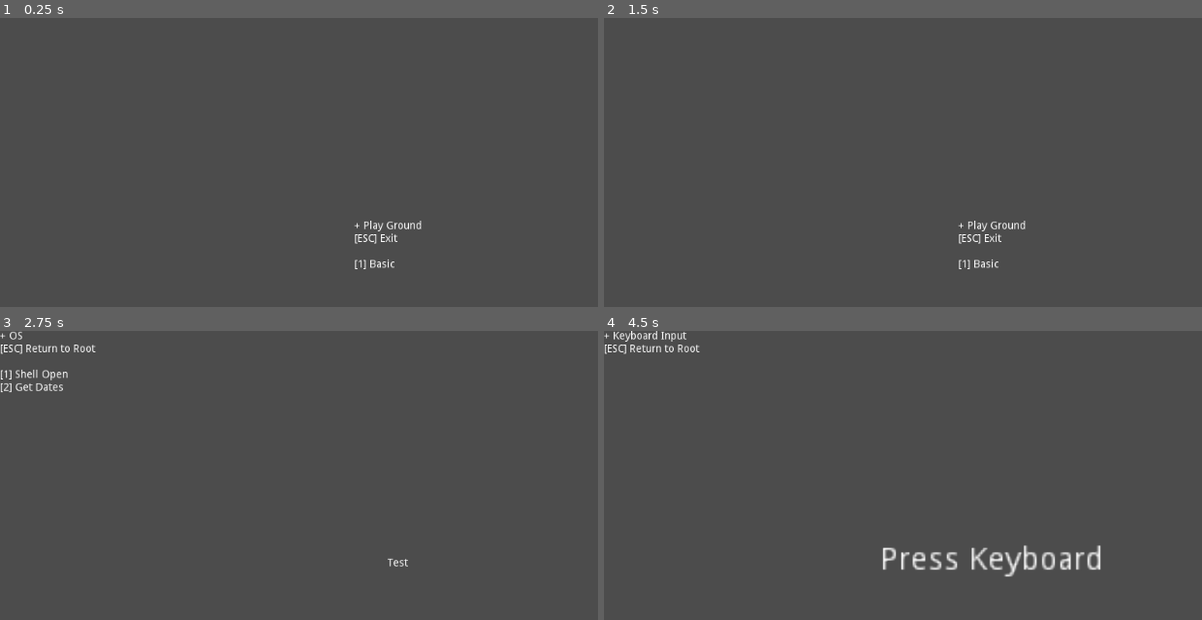
Above: before the commit, frames 1-4 (two rows, left to right).
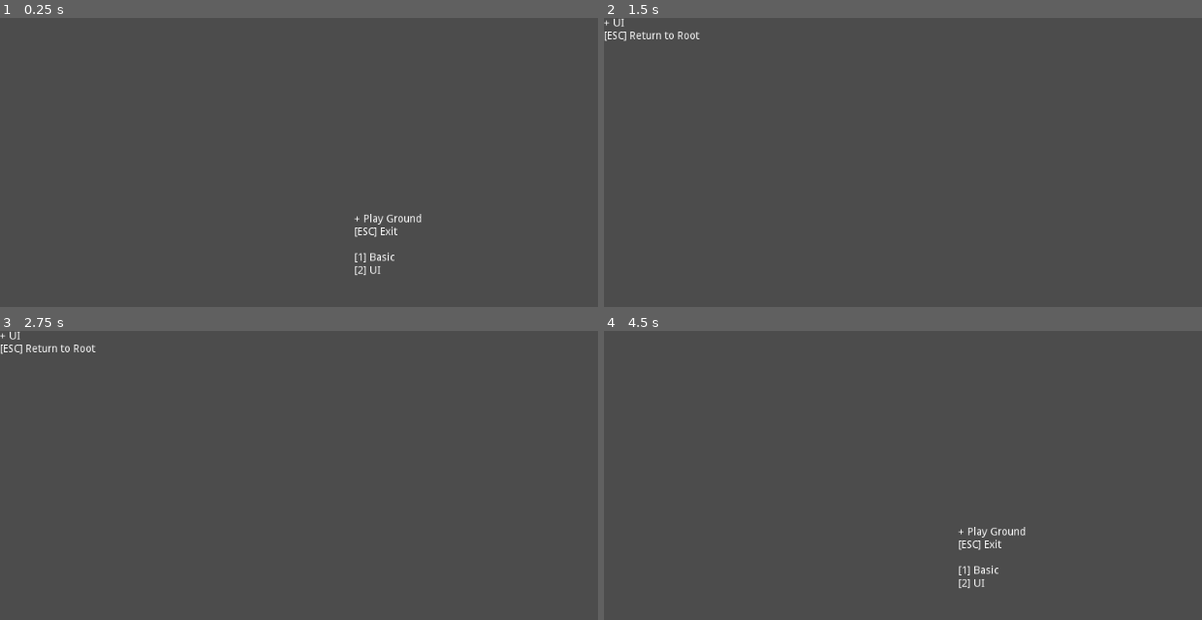
Above: after the commit, the same moments.

Repository: R2Road/godot_playground
Game: Godot game, scene res://PlayGround.tscn
The game is run twice, just before and just after one commit, with the same random seed, the same clock (stepped at 60 frames per second) and the same inputs.
Inputs:
- Up to frame 1 (0.25 s): no input
- Up to frame 2 (1.5 s): tap Enter at 0.5 s; tap 2 at 0.6, 1.35 s; tap Space at 1.25 s
- Up to frame 3 (2.75 s): tap Enter at 2 s; tap 1 at 2.1 s; tap 2 at 2.3 s
- Up to frame 4 (4.5 s): tap Space at 2.75 s; tap 3 at 2.85 s; tap 2 at 3.05, 3.8 s; tap Enter at 3.5 s; tap 4 at 3.6 s; tap Escape at 4.15 s; tap 5 at 4.35 s

The runs differ from the first frame. In frame 1, 0.7% of the frame differs, in the area x 59-71%, y 67-89%; in frame 2, 0.6%; in frame 3, 0.4%; in frame 4, 2.1%, in the area x 0-84%, y 0-89%.

Commit message:
add scene : gds_ui - RootScene

Diff:
--- a/2d_ground/PlayGround.gd
+++ b/2d_ground/PlayGround.gd
@@ -7,6 +7,8 @@
 		+ "[ESC] Exit" \
 		+ "\n\n" \
 		+ "[1] Basic" \
+		+ "\n" \
+		+ "[2] UI" \
 		+ ""
 
 
@@ -35,3 +37,5 @@
 			get_tree().quit()
 		KEY_1:
 			get_tree().change_scene("res://gds_basic/gds_basic_RootScene.tscn")
+		KEY_2:
+			get_tree().change_scene("res://gds_ui/gds_ui_RootScene.tscn")
--- /dev/null
+++ b/2d_ground/gds_ui/gds_ui_RootScene.gd
@@ -0,0 +1,26 @@
+extends Node2D
+
+
+func _ready():
+	set_process_input( true ) # is not need : default on
+
+	var title_string = \
+			"+ UI" \
+			+ "\n" \
+			+ "[ESC] Return to Root" \
+			+ ""
+
+	var summury_node = get_node( "Summury" )
+	summury_node.text = title_string
+
+
+func _input(event):
+	if !(event is InputEventKey ):
+		return
+
+	if !event.is_pressed():
+		return
+
+	match event.scancode:
+		KEY_ESCAPE:
+			get_tree().change_scene("res://PlayGround.tscn")
--- /dev/null
+++ b/2d_ground/gds_ui/gds_ui_RootScene.tscn
@@ -0,0 +1,13 @@
+[gd_scene load_steps=2 format=2]
+
+[ext_resource path="res://gds_ui/gds_ui_RootScene.gd" type="Script" id=1]
+
+[node name="gds_basic_EmptyScene" type="Node2D"]
+script = ExtResource( 1 )
+
+[node name="Summury" type="Label" parent="."]
+margin_right = 40.0
+margin_bottom = 14.0
+__meta__ = {
+"_edit_use_anchors_": false
+}
